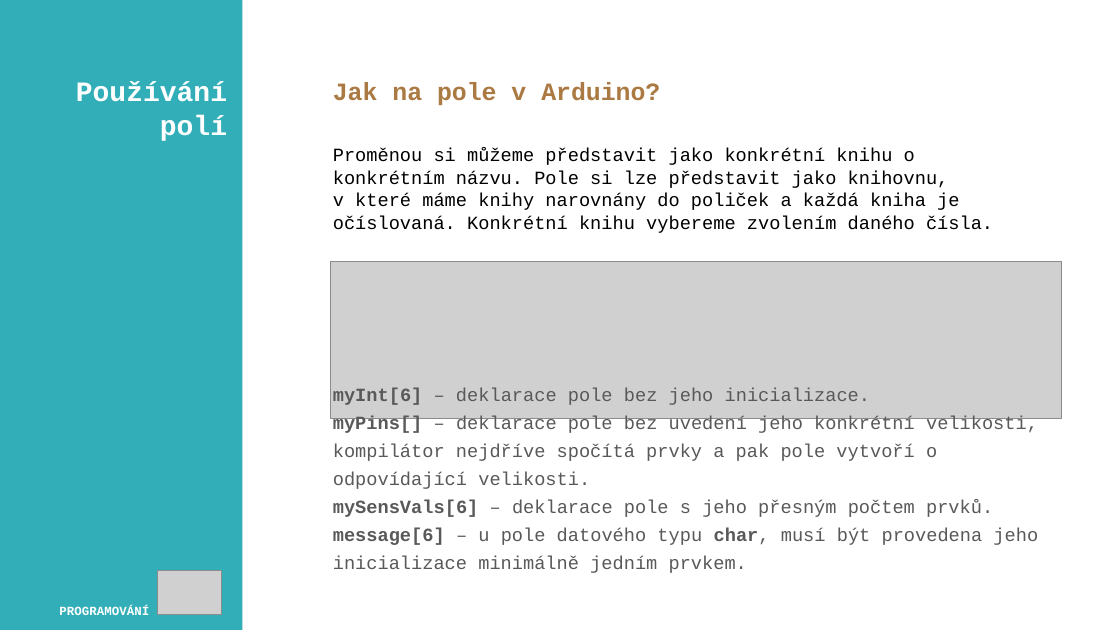
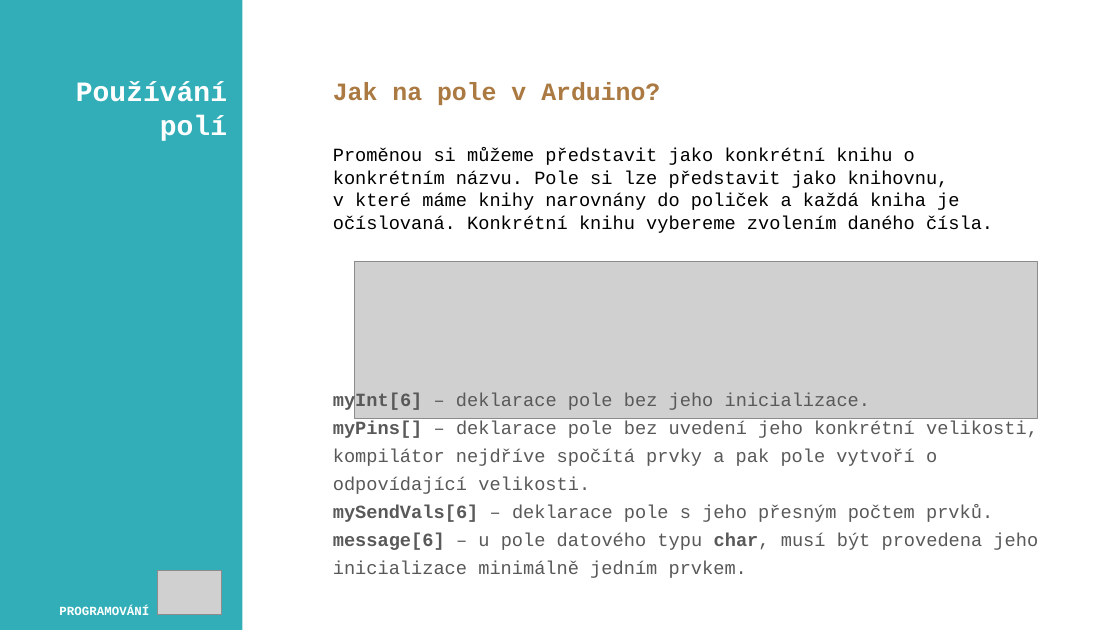
Before and after one commit to JanPrsala/PRIM, a slide deck: slide 5 of Experiments/02_LED_ANIMATION/ppt/02_led_animace_for_pole.pptx. Drawn at 1120x630 pixels with LibreOffice and Linux fonts; fonts in the diff are those of the drawing; grey boxes stand for pictures. Boxes give left, top, right and bottom in pixels: in the first picture for what was removed or moved away, otherwise in the second. Text is boxed around its words. In the diff, an @@ line names an element or a change of style, - is before the commit and + after.

```diff
--- a/Experiments/02_LED_ANIMATION/ppt/02_led_animace_for_pole.pptx
+++ b/Experiments/02_LED_ANIMATION/ppt/02_led_animace_for_pole.pptx
@@ picture resized from (x1=330, y1=261, x2=1062, y2=418) to (x1=355, y1=261, x2=1038, y2=418) @@
@@ text at (x1=333, y1=505, x2=993, y2=522): text changed @@
-mySensVals[6] – deklarace pole s jeho přesným počtem prvků.
+mySendVals[6] – deklarace pole s jeho přesným počtem prvků.
```
Also in this commit, not shown: 1 other slide changed, 27 other files.
